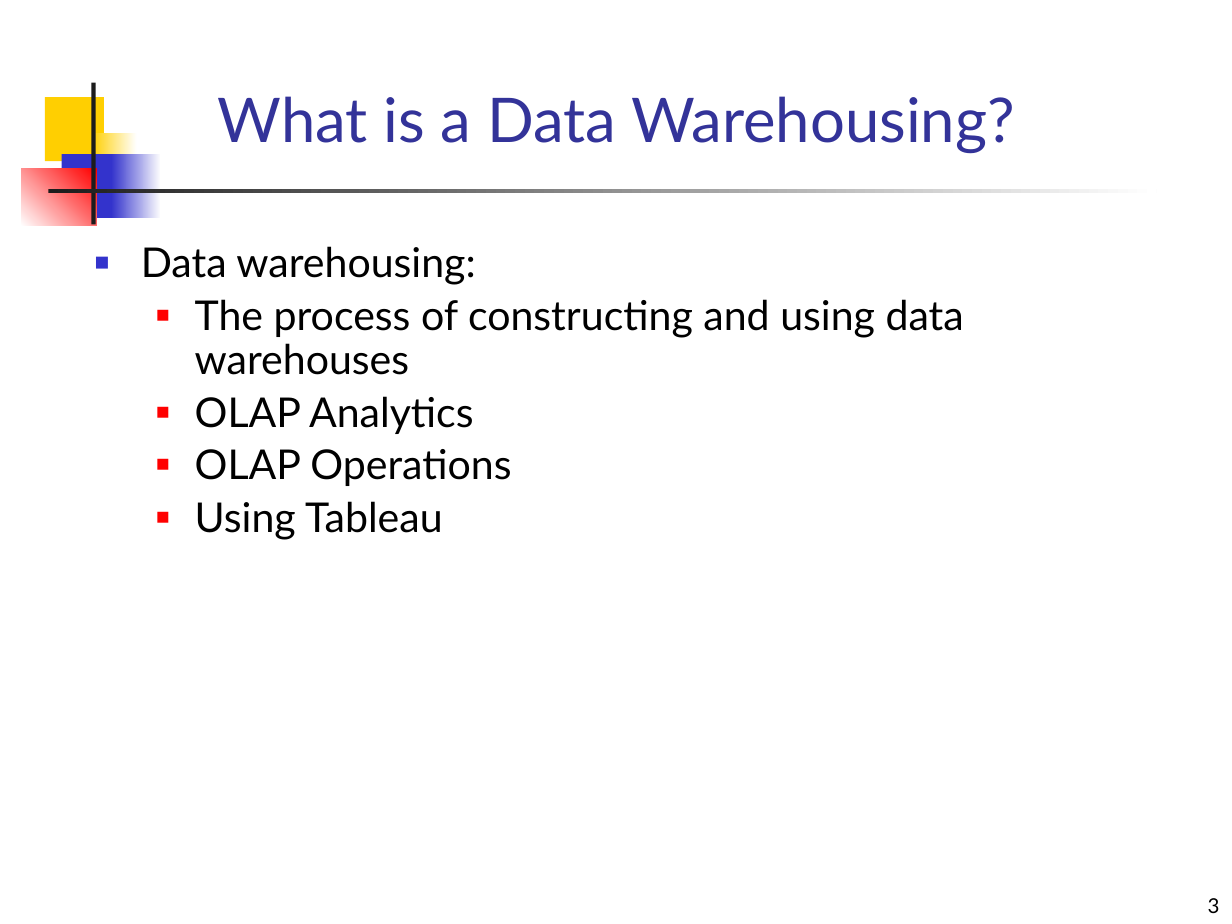
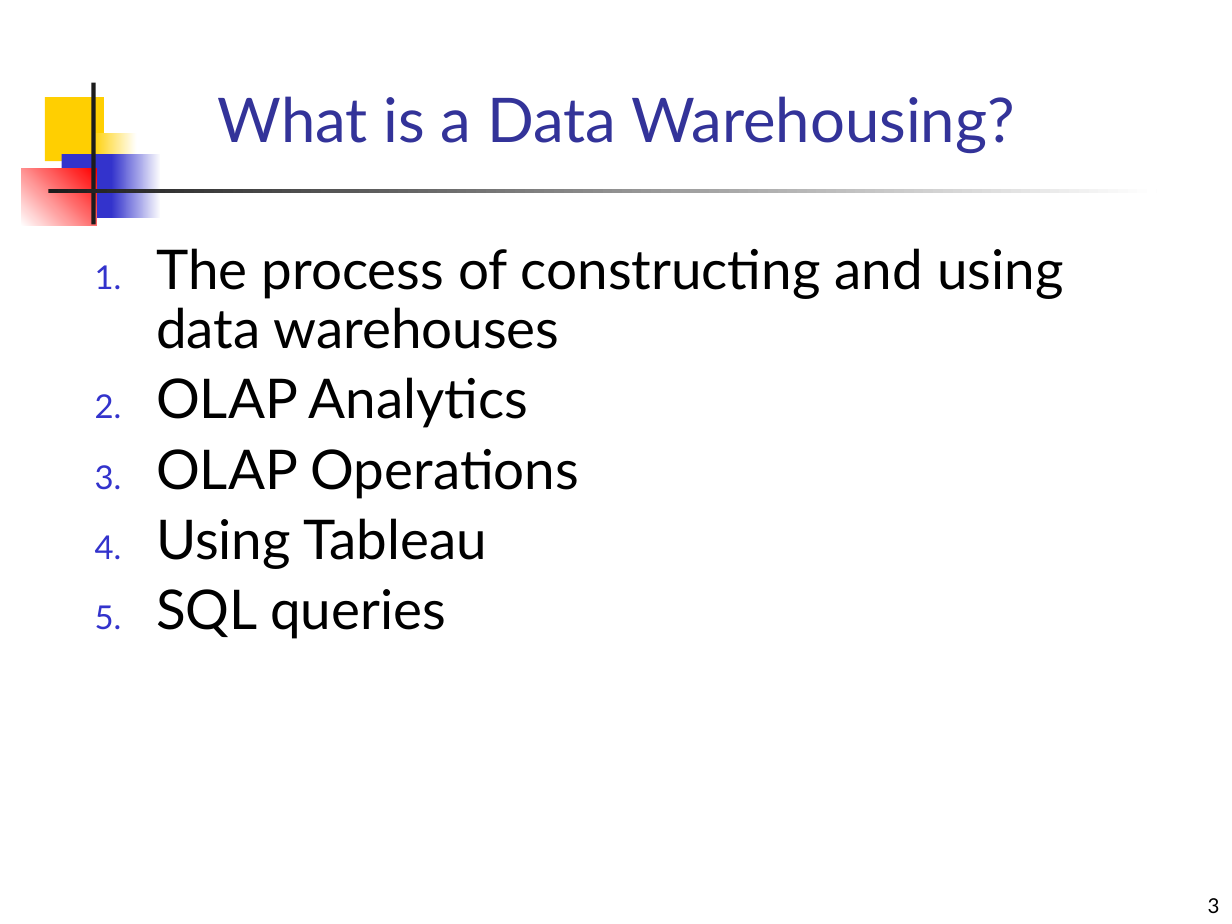
Before and after one commit to mahmoudparsian/data-warehousing-and-business-intelligence, a slide deck: slide 3 of resources/class_lectures/review/introduction_to_data_warehousing.pptx. Drawn at 1232x924 pixels with LibreOffice and Linux fonts; fonts in the diff are those of the drawing. Boxes give left, top, right and bottom in pixels: in the first picture for what was removed or moved away, otherwise in the second. Text is boxed around its words. In the diff, an @@ line names an element or a change of style, - is before the commit and + after.

```diff
--- a/resources/class_lectures/review/introduction_to_data_warehousing.pptx
+++ b/resources/class_lectures/review/introduction_to_data_warehousing.pptx
@@ text at box(141, 246, 476, 285): paragraph removed @@
-■ Data warehousing:
@@ text at box(156, 248, 1063, 569): size 24 to 32 pt in "The process of constructing and using data ...", "OLAP Analytics", "OLAP Operations", "Using Tableau"; bullet ■ to 1.; list level 2 to 1 in "The process of constructing and ..."; bullet colour #FF0000 to #3333CC; list level 2 to 1 in "OLAP Analytics"; list level 2 to 1 in "OLAP Operations"; list level 2 to 1 in "Using Tableau" @@
@@ text at box(156, 589, 446, 639): paragraph added @@
+5. SQL queries
```
Also in this commit, not shown: 7 other slides changed, 4 slides added.
